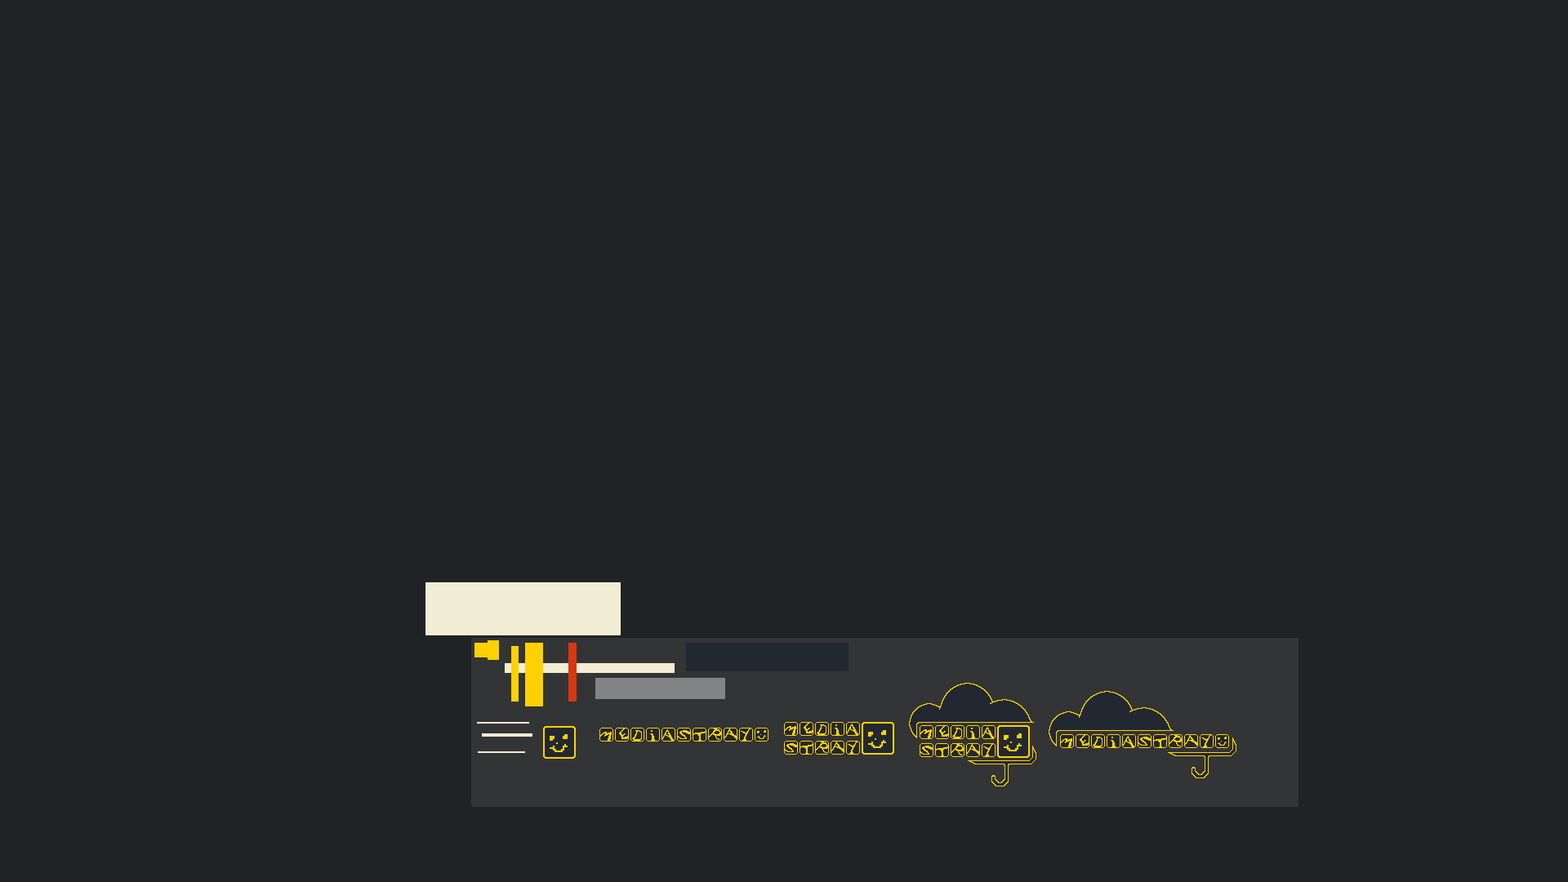
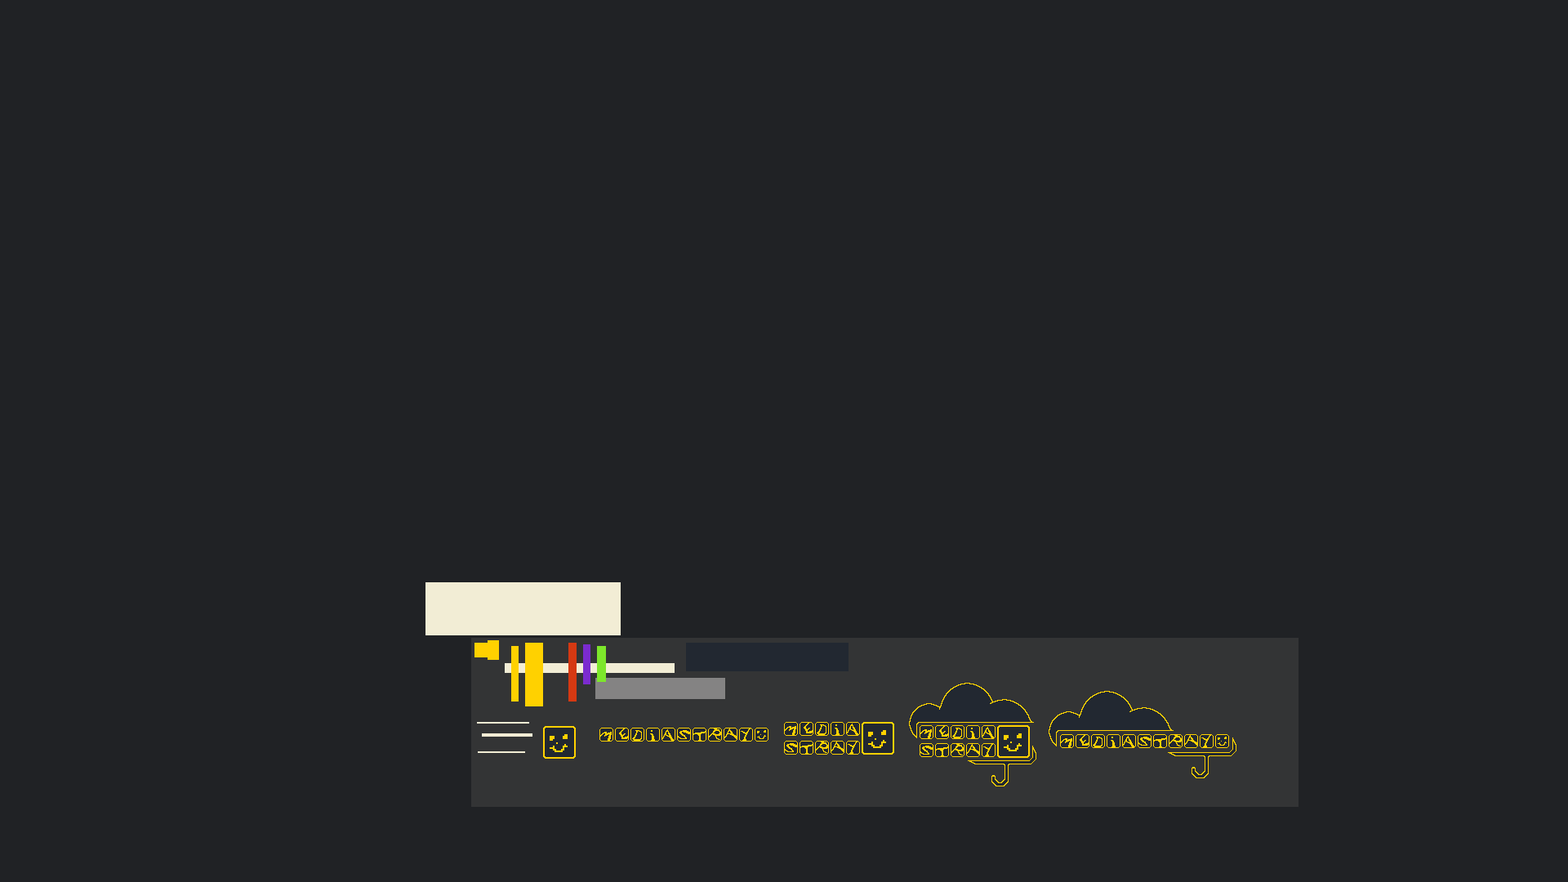
Comparing the layer stacks of the two 1568x882 images. Changes:
painted on "Pasted Layer #4" over left=583, top=644, right=606, bottom=685